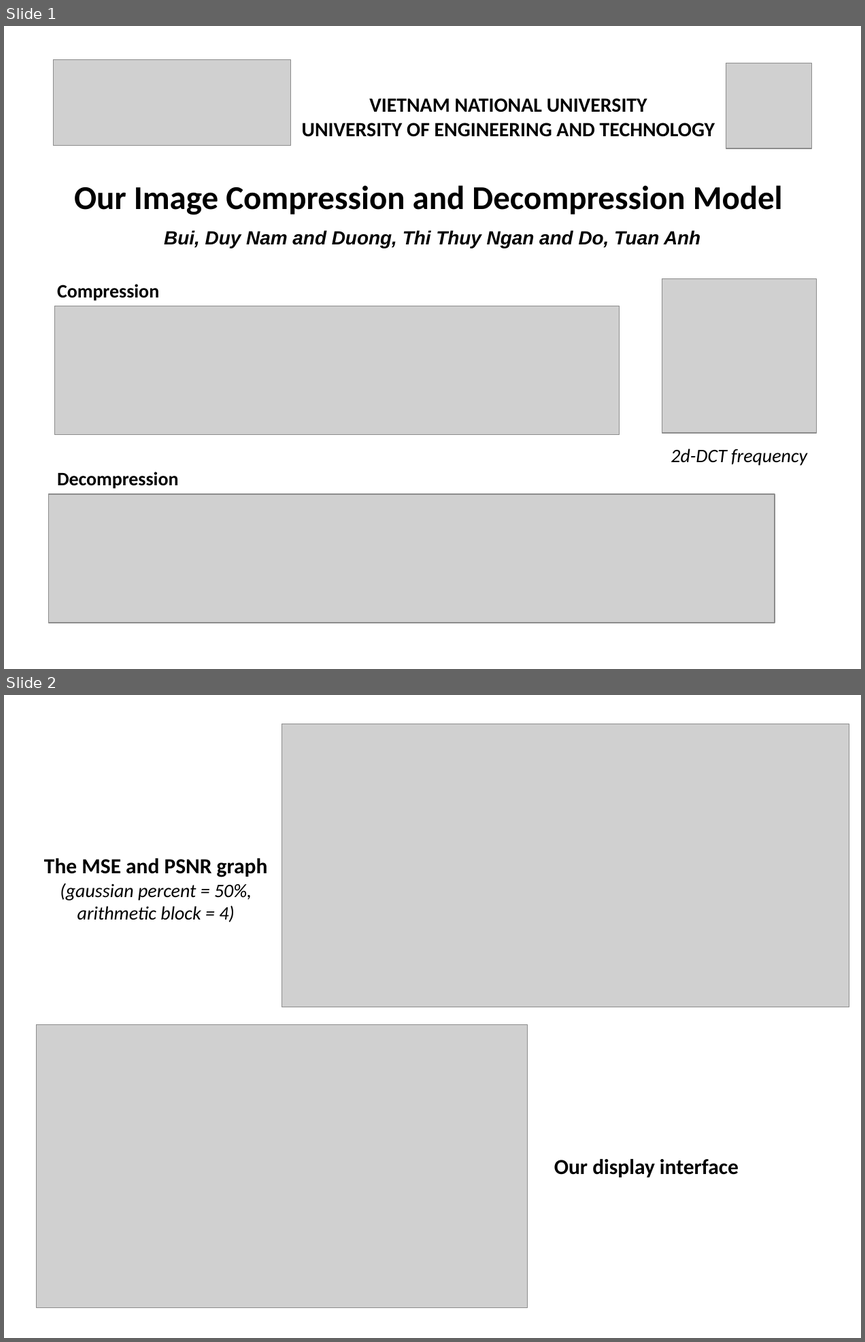
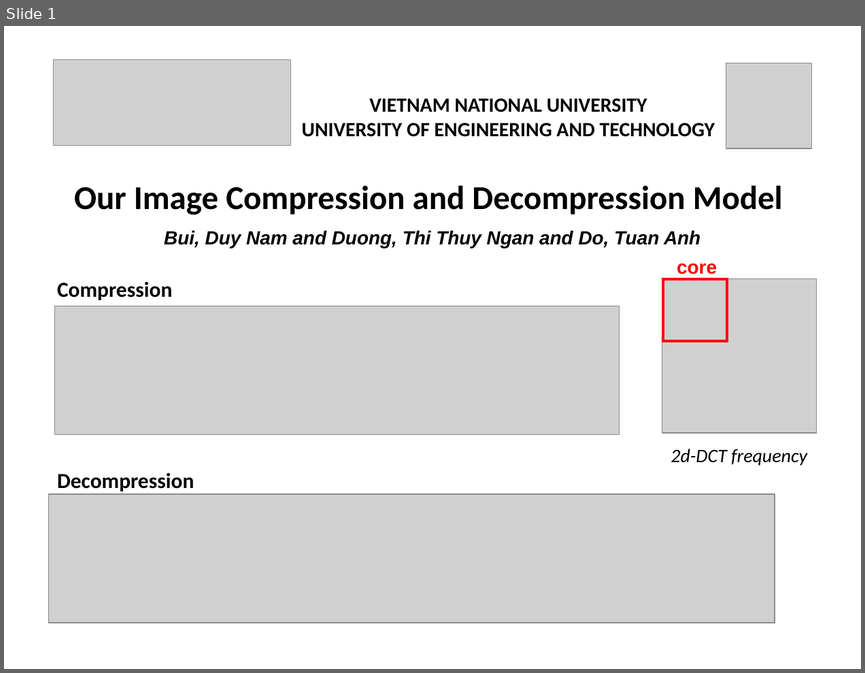
Before and after one commit to duynamrcv/image_compressor, a slide deck: doc/image_compressor.pptx. Shown one above the other, each under a label of ours: slides 1 and 2 before the commit, slide 1 after it. The pictures are 865x1342 and 865x673 pixels, drawn with LibreOffice and Linux fonts; fonts in the diff are those of the drawing; grey boxes stand for pictures. Boxes give left, top, right and bottom in pixels: in the first picture for what was removed or moved away, otherwise in the second. Text is boxed around its words. In the diff, an @@ line names an element or a change of style, - is before the commit and + after.

```diff
--- a/doc/image_compressor.pptx
+++ b/doc/image_compressor.pptx
@@ slide 2 removed at <box>4,695,861,1338</box>, background #FFFFFF @@
@@ picture removed at <box>281,724,849,1007</box> @@
@@ text removed at <box>44,858,268,922</box> @@
-The MSE and PSNR graph
-(gaussian percent = 50%,
-arithmetic block = 4)
@@ picture removed at <box>37,1025,528,1308</box> @@
@@ text removed at <box>554,1159,738,1177</box> @@
-Our display interface
@@ slide 1 changed as well @@
@@ text added at <box>677,263,717,274</box>, 16 pt, text #FF0000, bold @@
+core
@@ text "Compression" at <box>57,282,172,300</box>: size 16 to 18 pt @@
@@ rectangle added at <box>663,280,727,342</box>, outline #FF0000 2.25 pt @@
@@ text "Decompression" at <box>57,473,194,491</box>: size 16 to 18 pt @@
```
Also in this commit, not shown: 2 slides added, 6 other files.
